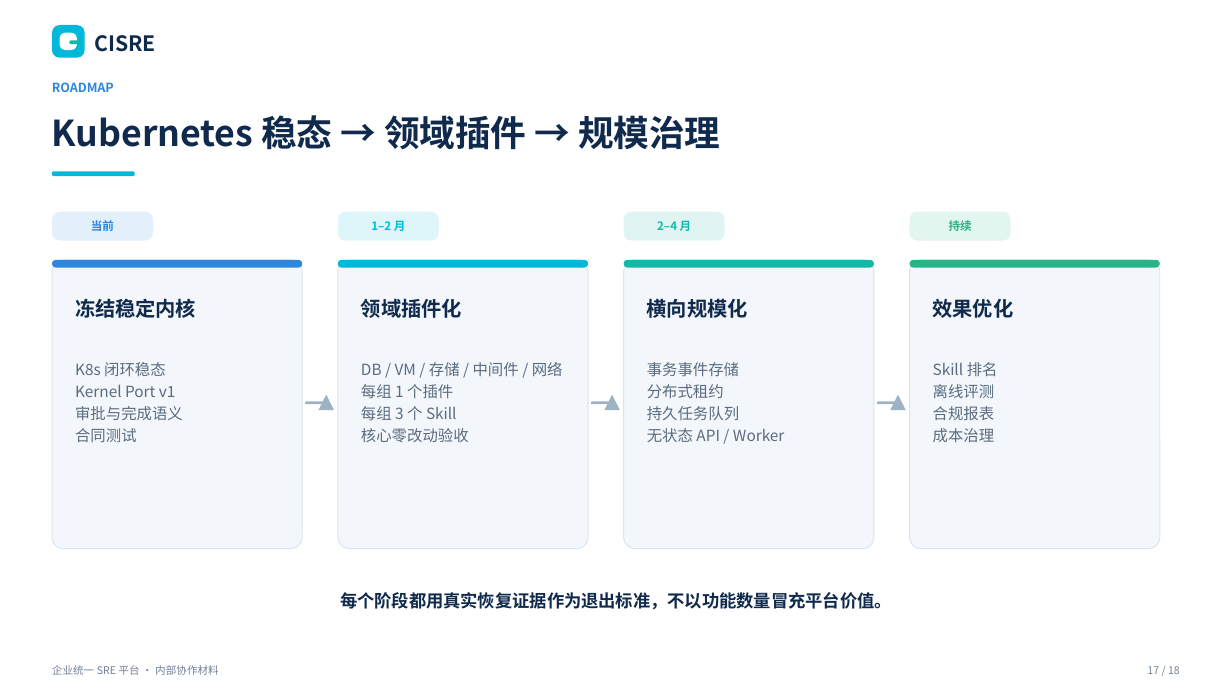
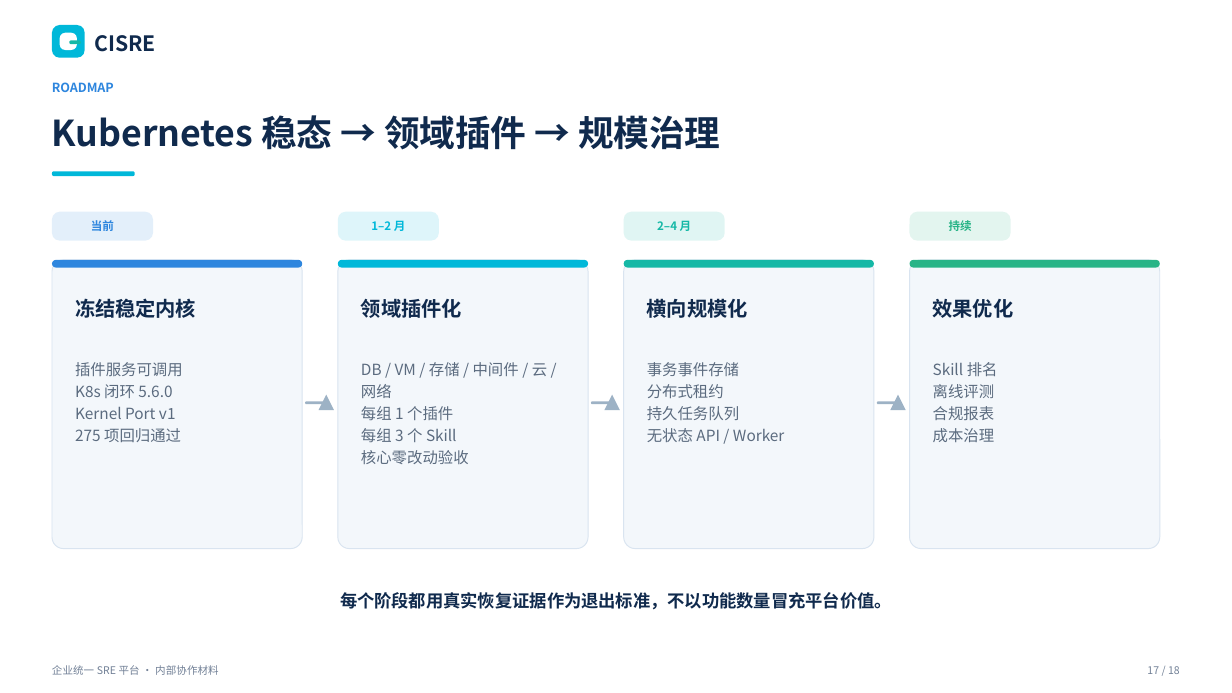
Before and after one commit to William-Lu-stack/Flawless, a slide deck: slide 17 of docs/CISRE_ENTERPRISE_OPS_PLATFORM.pptx. Drawn at 1232x693 pixels with LibreOffice and Linux fonts; fonts in the diff are those of the drawing. Boxes give left, top, right and bottom in pixels: in the first picture for what was removed or moved away, otherwise in the second. Text is boxed around its words. In the diff, an @@ line names an element or a change of style, - is before the commit and + after.

```diff
--- a/docs/CISRE_ENTERPRISE_OPS_PLATFORM.pptx
+++ b/docs/CISRE_ENTERPRISE_OPS_PLATFORM.pptx
@@ text at <box>75,362,183,398</box>: text changed @@
-K8s 闭环稳态
+插件服务可调用
+K8s 闭环 5.6.0
@@ text at <box>361,362,547,398</box>: text changed @@
-DB / VM / 存储 / 中间件 / 网络
+DB / VM / 存储 / 中间件 / 云 / 网络
@@ text at <box>75,428,181,442</box>: text changed @@
-审批与完成语义
-合同测试
+275 项回归通过
```
Also in this commit, not shown: 12 other slides changed, 35 other files.
